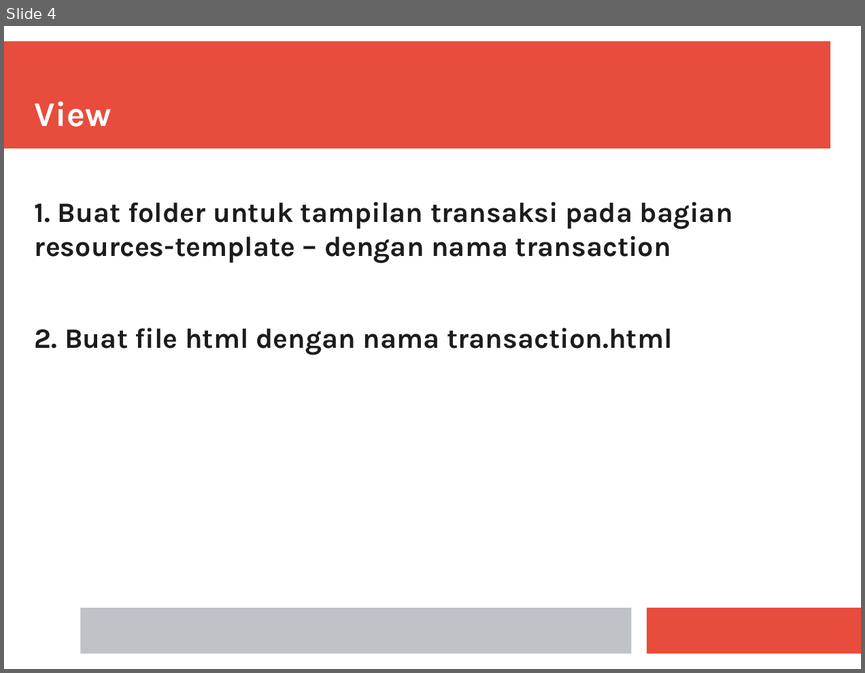
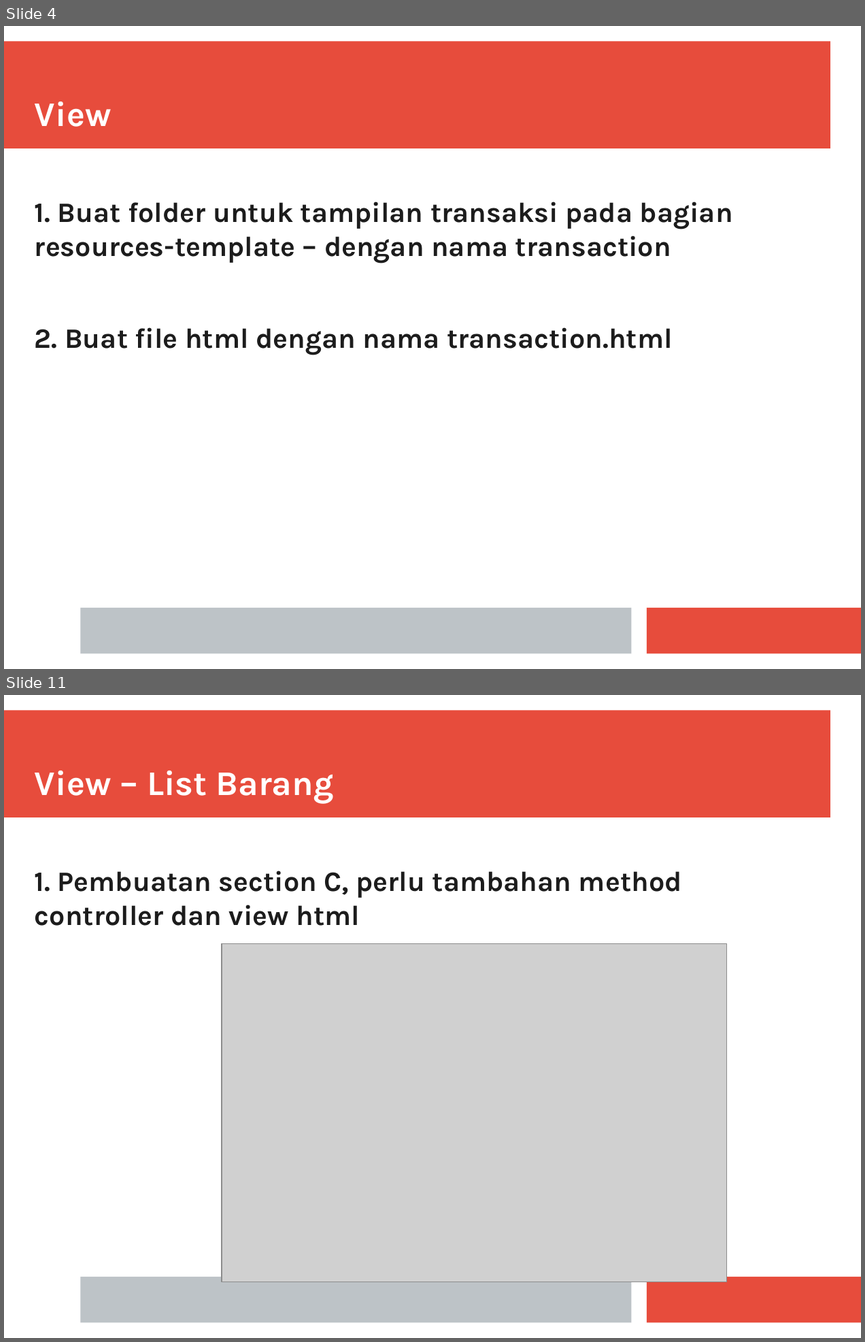
Before and after one commit to farouksyah/javatechnology198, a slide deck: docs/TransactionGuidances.pptx. Shown one above the other, each under a label of ours: slide 4 before the commit, slides 4 and 11 after it; the slides between them are not shown. The pictures are 865x673 and 865x1342 pixels, drawn with LibreOffice and Linux fonts; fonts in the diff are those of the drawing; grey boxes stand for pictures. Boxes give left, top, right and bottom in pixels: in the first picture for what was removed or moved away, otherwise in the second. Text is boxed around its words. In the diff, an @@ line names an element or a change of style, - is before the commit and + after.

Commit message:
update document transaction Section A

```diff
--- a/docs/TransactionGuidances.pptx
+++ b/docs/TransactionGuidances.pptx
@@ slide 11 added at box(4, 695, 861, 1338), background #FFFFFF; not listed: 3 template elements that a slide beside it also shows @@
@@ text added at box(35, 770, 333, 803), 32 pt, text #FFFFFF, bold @@
+View – List Barang
@@ text added at box(35, 870, 682, 926), 26 pt, text #1C1C1C, bold @@
+1. Pembuatan section C, perlu tambahan method controller dan view html
@@ picture added at box(222, 944, 727, 1282) @@
```
Also in this commit, not shown: 1 slide changed, 10 other slides added, 4 slides removed, 1 other file.
